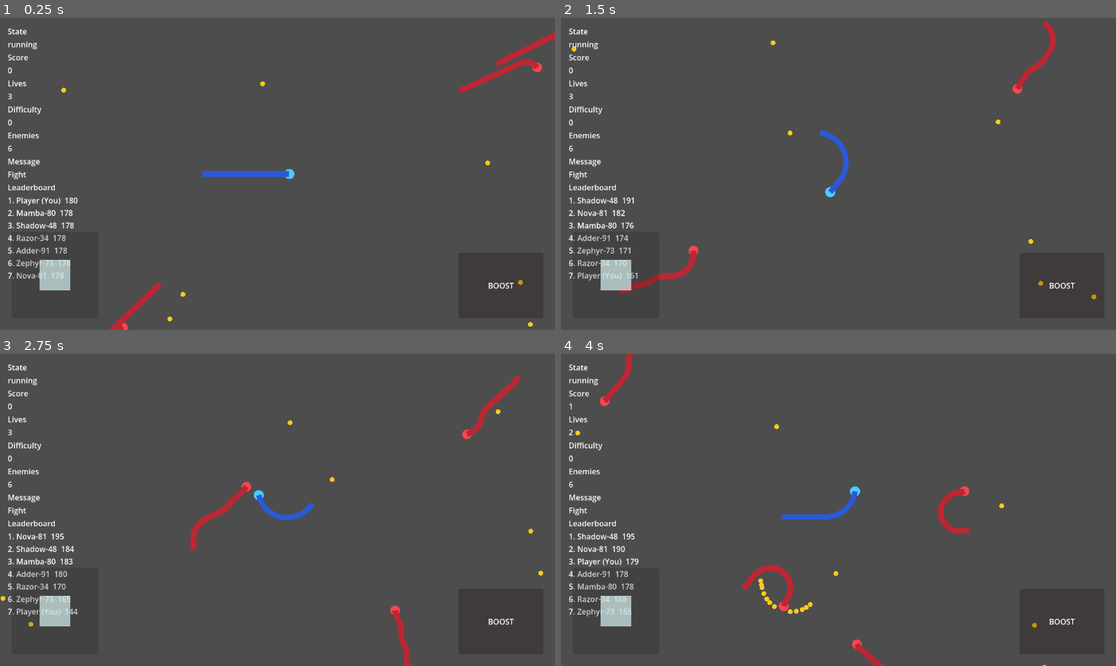
Above: before the commit, frames 1-4 (two rows, left to right).
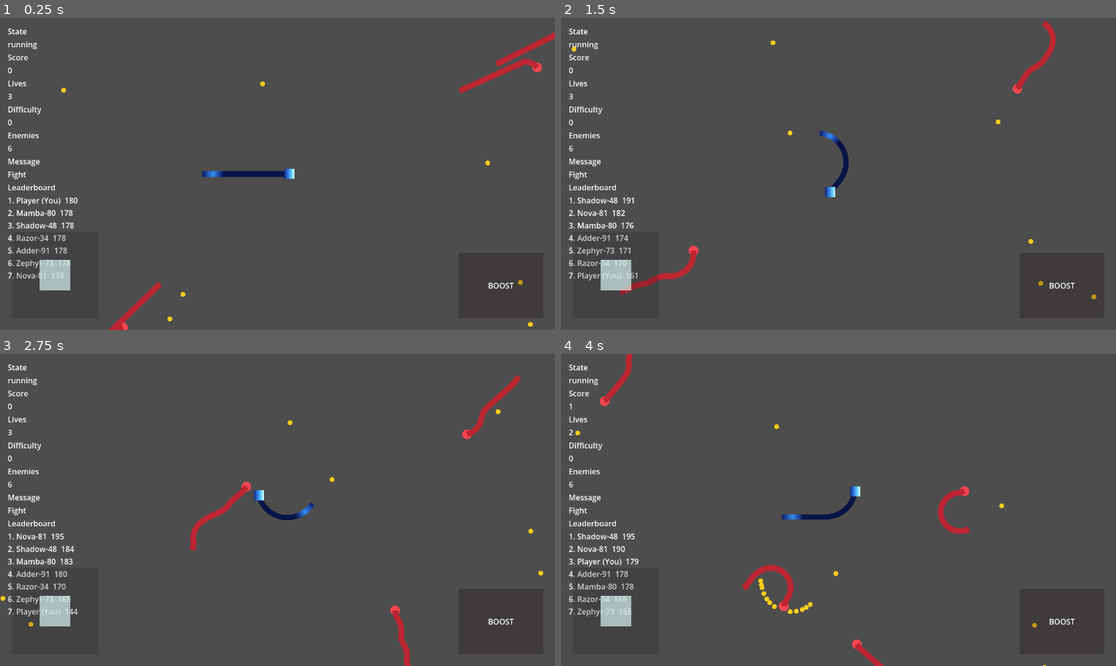
Above: after the commit, the same moments.

Repository: Jlu-waterbrother/snake_combat
Game: Godot game, scene res://scenes/main/main.tscn
Same seed, same stepped clock (60 frames per second), same inputs: the game is played once before the commit and once after it.
Inputs (mouse positions are in pixels of both pictures, inside the frame that each line leads up to):
- Up to frame 1 (0.25 s): no input
- Up to frame 2 (1.5 s): tap Enter at 0.5 s; move the mouse to (960, 158) at 0.52 s; hold D (turn_right) 0.53-1.25 s; hold Shift (boost) 0.53-1.25 s; click (960, 158) at 0.67 s; drag from (727, 189) to (1021, 96) at 1.27 s
- Up to frame 3 (2.75 s): move the mouse to (333, 441) at 2.02 s; hold D (turn_right) from 2.03 s (still down); hold Shift (boost) from 2.03 s (still down)
- Up to frame 4 (4 s): release D (turn_right) at 2.75 s; release Shift (boost) at 2.75 s; drag from (810, 572) to (1027, 435) at 2.77 s; move the mouse to (1005, 556) at 3.52 s; hold A (turn_left) from 3.53 s (still down); hold Shift (boost) from 3.53 s (still down)

The runs differ from the first frame. In frame 1, 0.3% of the frame differs, in the area x 36-54%, y 48-52%; in frame 2, 0.3%; in frame 3, 0.3%; in frame 4, 0.3%.

Commit message:
蛇身体改为渲染出来的

Diff:
--- a/resources/config/default_player_skin.tres
+++ b/resources/config/default_player_skin.tres
@@ -1,6 +1,8 @@
-[gd_resource type="Resource" script_class="SnakeSkin" load_steps=2 format=3]
+[gd_resource type="Resource" script_class="SnakeSkin" load_steps=4 format=3]
 
 [ext_resource type="Script" path="res://scripts/config/snake_skin.gd" id="1"]
+[ext_resource type="Texture2D" path="res://resources/textures/skins/player_head_texture.tres" id="2"]
+[ext_resource type="Texture2D" path="res://resources/textures/skins/player_body_texture.tres" id="3"]
 
 [resource]
 script = ExtResource("1")
@@ -8,3 +10,5 @@
 body_color = Color(0.17, 0.35, 0.86, 1)
 head_radius_scale = 1.05
 body_width_scale = 0.92
+head_texture = ExtResource("2")
+body_texture = ExtResource("3")
--- /dev/null
+++ b/resources/textures/skins/player_body_texture.tres
@@ -0,0 +1,10 @@
+[gd_resource type="GradientTexture2D" load_steps=2 format=3]
+
+[sub_resource type="Gradient" id="Gradient_6fy6w"]
+offsets = PackedFloat32Array(0, 0.22, 0.5, 0.78, 1)
+colors = PackedColorArray(0.04, 0.12, 0.42, 1, 0.13, 0.29, 0.66, 1, 0.2, 0.55, 0.95, 1, 0.12, 0.27, 0.64, 1, 0.03, 0.08, 0.28, 1)
+
+[resource]
+gradient = SubResource("Gradient_6fy6w")
+width = 96
+height = 24
--- /dev/null
+++ b/resources/textures/skins/player_head_texture.tres
@@ -0,0 +1,10 @@
+[gd_resource type="GradientTexture2D" load_steps=2 format=3]
+
+[sub_resource type="Gradient" id="Gradient_0rb0h"]
+offsets = PackedFloat32Array(0, 0.35, 0.78, 1)
+colors = PackedColorArray(0.08, 0.15, 0.45, 1, 0.18, 0.45, 0.88, 1, 0.42, 0.86, 1, 1, 0.9, 0.98, 1, 1)
+
+[resource]
+gradient = SubResource("Gradient_0rb0h")
+width = 128
+height = 128
--- a/scripts/config/snake_skin.gd
+++ b/scripts/config/snake_skin.gd
@@ -5,3 +5,5 @@
 @export var body_color: Color = Color(0.16, 0.66, 0.24)
 @export var head_radius_scale: float = 1.0
 @export var body_width_scale: float = 1.0
+@export var head_texture: Texture2D
+@export var body_texture: Texture2D
--- a/scripts/snake/player_snake.gd
+++ b/scripts/snake/player_snake.gd
@@ -49,6 +49,9 @@
 var _skin_body_color: Color = Color(0.18, 0.67, 0.25)
 var _skin_head_radius_scale: float = 1.0
 var _skin_body_width_scale: float = 1.0
+var _skin_head_texture: Texture2D
+var _skin_body_texture: Texture2D
+var _head_sprite: Sprite2D
 
 func _ready() -> void:
 	_heading = initial_heading.normalized()
@@ -62,6 +65,11 @@
 	_base_body_line_width = max(body_line.width, 1.0)
 	_skin_head_color = head_color
 	_skin_body_color = head_color.darkened(0.2)
+	_head_sprite = Sprite2D.new()
+	_head_sprite.centered = true
+	_head_sprite.z_index = 2
+	_head_sprite.visible = false
+	add_child(_head_sprite)
 	_apply_skin()
 	_sync_visual_scale()
 	_sync_head_collision()
@@ -72,7 +80,8 @@
 	queue_redraw()
 
 func _draw() -> void:
-	draw_circle(Vector2.ZERO, head_radius, head_color)
+	if _skin_head_texture == null:
+		draw_circle(Vector2.ZERO, head_radius, head_color)
 
 func _physics_process(delta: float) -> void:
 	if _is_dead:
@@ -218,17 +227,23 @@
 	var next_body_color: Color = _skin_body_color
 	var next_head_scale: float = 1.0
 	var next_body_scale: float = 1.0
+	var next_head_texture: Texture2D = null
+	var next_body_texture: Texture2D = null
 
 	if skin != null:
 		next_head_color = _skin_color("head_color", _skin_head_color)
 		next_body_color = _skin_color("body_color", next_head_color.darkened(0.2))
 		next_head_scale = max(_skin_number("head_radius_scale", 1.0), 0.4)
 		next_body_scale = max(_skin_number("body_width_scale", 1.0), 0.4)
+		next_head_texture = _skin_texture("head_texture")
+		next_body_texture = _skin_texture("body_texture")
 
 	_skin_head_color = next_head_color
 	_skin_body_color = next_body_color
 	_skin_head_radius_scale = next_head_scale
 	_skin_body_width_scale = next_body_scale
+	_skin_head_texture = next_head_texture
+	_skin_body_texture = next_body_texture
 	head_color = _skin_head_color
 
 	if is_inside_tree():
@@ -252,6 +267,7 @@
 	head_radius = target_head_radius
 	if body_line != null:
 		body_line.width = target_body_width
+	_sync_head_visual()
 	if head_changed:
 		_sync_head_collision()
 		queue_redraw()
@@ -334,7 +350,32 @@
 func _sync_body_style() -> void:
 	if body_line == null:
 		return
-	body_line.default_color = _skin_body_color
+	if _skin_body_texture != null:
+		body_line.texture = _skin_body_texture
+		body_line.texture_mode = Line2D.LINE_TEXTURE_TILE
+		body_line.default_color = Color.WHITE
+	else:
+		body_line.texture = null
+		body_line.texture_mode = Line2D.LINE_TEXTURE_NONE
+		body_line.default_color = _skin_body_color
+
+func _sync_head_visual() -> void:
+	if _head_sprite == null:
+		return
+	if _skin_head_texture == null:
+		_head_sprite.texture = null
+		_head_sprite.visible = false
+		return
+
+	_head_sprite.texture = _skin_head_texture
+	var texture_size: Vector2 = _skin_head_texture.get_size()
+	var max_dimension: float = max(texture_size.x, texture_size.y)
+	var target_diameter: float = max(head_radius * 2.0, 1.0)
+	var scale_factor: float = 1.0
+	if max_dimension > 0.0:
+		scale_factor = target_diameter / max_dimension
+	_head_sprite.scale = Vector2.ONE * scale_factor
+	_head_sprite.visible = true
 
 func _config_number(property_name: String, fallback: float) -> float:
 	if movement_config == null:
@@ -362,3 +403,12 @@
 	if value is Color:
 		return value
 	return fallback
+
+func _skin_texture(property_name: String) -> Texture2D:
+	if skin == null:
+		return null
+
+	var value: Variant = skin.get(property_name)
+	if value is Texture2D:
+		return value
+	return null
